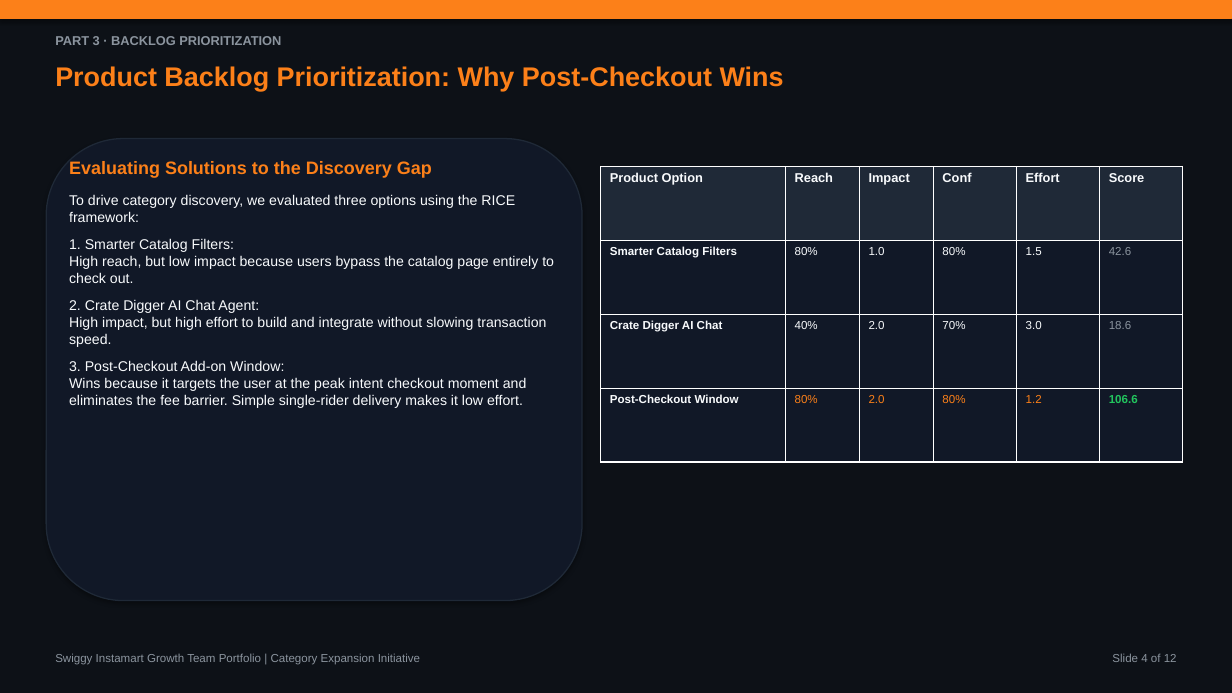
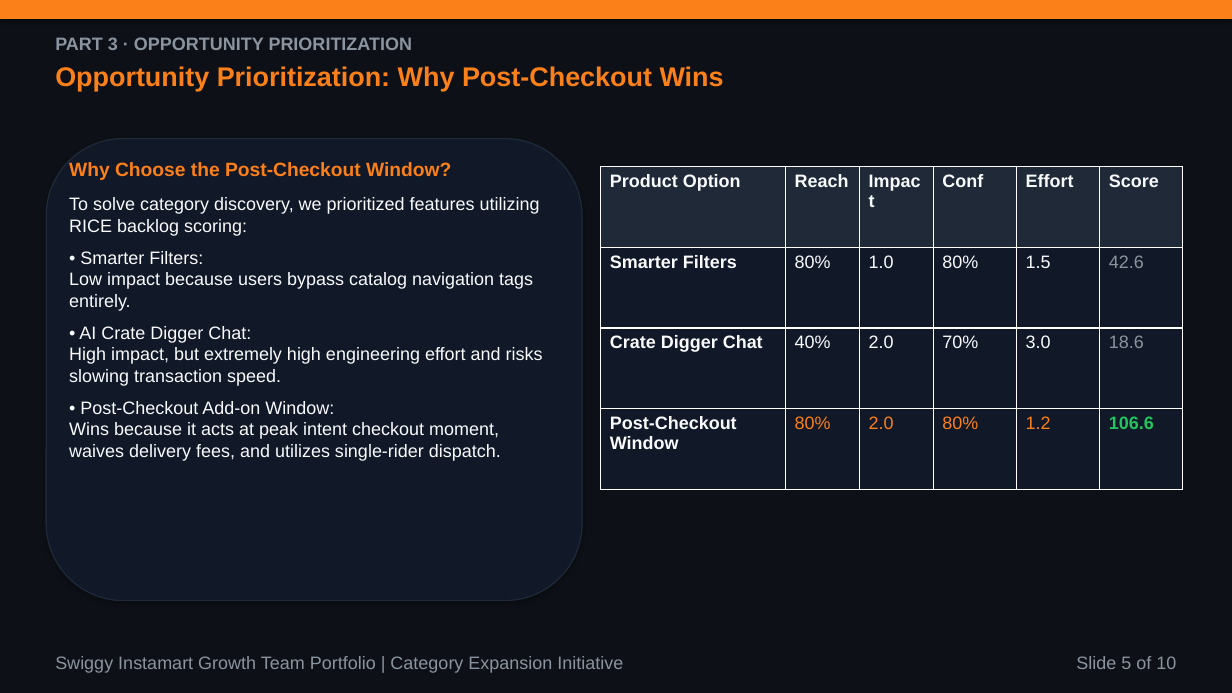
Before and after one commit to aashritamalviya1999/swiggy-instamart-discovery, a slide deck: slide 5 of NL Swiggy Instamart.pptx (slide 4 before the commit). Drawn at 1232x693 pixels with LibreOffice and Linux fonts; fonts in the diff are those of the drawing. Boxes give left, top, right and bottom in pixels: in the first picture for what was removed or moved away, otherwise in the second. Text is boxed around its words. In the diff, an @@ line names an element or a change of style, - is before the commit and + after.

Commit message:
Configure exactly 10 slides max and enforce 14pt minimum font size across PPTX and PDF presentation decks

```diff
--- a/NL Swiggy Instamart.pptx
+++ b/NL Swiggy Instamart.pptx
@@ text at [55, 37, 413, 50]: text changed; size 10 to 14 pt @@
-PART 3 · BACKLOG PRIORITIZATION
+PART 3 · OPPORTUNITY PRIORITIZATION
@@ text at [55, 66, 724, 92]: text changed @@
-Product Backlog Prioritization: Why Post-Checkout Wins
+Opportunity Prioritization: Why Post-Checkout Wins
@@ text at [69, 162, 543, 461]: text changed; size 11 to 14 pt @@
-Evaluating Solutions to the Discovery Gap
-To drive category discovery, we evaluated three options using the RICE framework:
-1. Smarter Catalog Filters:
-High reach, but low impact because users bypass the catalog page entirely to check out.
-2. Crate Digger AI Chat Agent:
-High impact, but high effort to build and integrate without slowing transaction speed.
-3. Post-Checkout Add-on Window:
-Wins because it targets the user at the peak intent checkout moment and eliminates the fee barrier. Simple single-rider delivery makes it low effort.
+Why Choose the Post-Checkout Window?
+To solve category discovery, we prioritized features utilizing RICE backlog scoring:
+• Smarter Filters:
+Low impact because users bypass catalog navigation tags entirely.
+• AI Crate Digger Chat:
+High impact, but extremely high engineering effort and risks slowing transaction speed.
+• Post-Checkout Add-on Window:
+Wins because it acts at peak intent checkout moment, waives delivery fees, and utilizes single-rider dispatch.
@@ table at [601, 166, 1183, 490] @@
-row 2, column 1: Smarter Catalog Filters
+row 2, column 1: Smarter Filters
-row 3, column 1: Crate Digger AI Chat
+row 3, column 1: Crate Digger Chat
@@ size 10 to 14 pt in "Product Option", "Reach", "Impact", "Conf" and 2 more places @@
@@ size 9 to 14 pt in "80%", "1.0", "80%", "1.5" and 12 more places @@
@@ text "Swiggy Instamart Growth Team Portfolio ..." at [55, 656, 623, 673]: size 9 to 14 pt @@
@@ text at [1076, 656, 1176, 669]: text changed; size 9 to 14 pt @@
-Slide 4 of 12
+Slide 5 of 10
```
Also in this commit, not shown: 6 other slides changed, 3 slides added, 5 slides removed, 3 other files.
